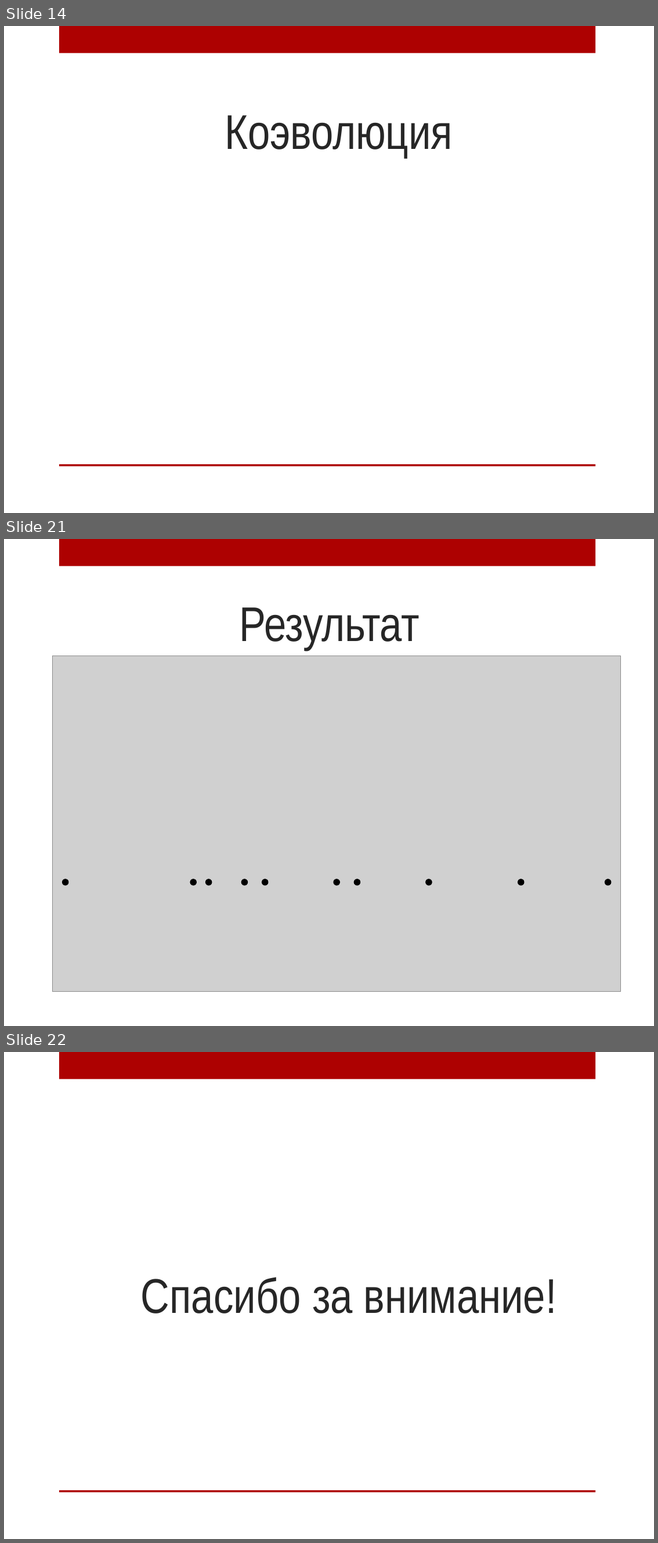
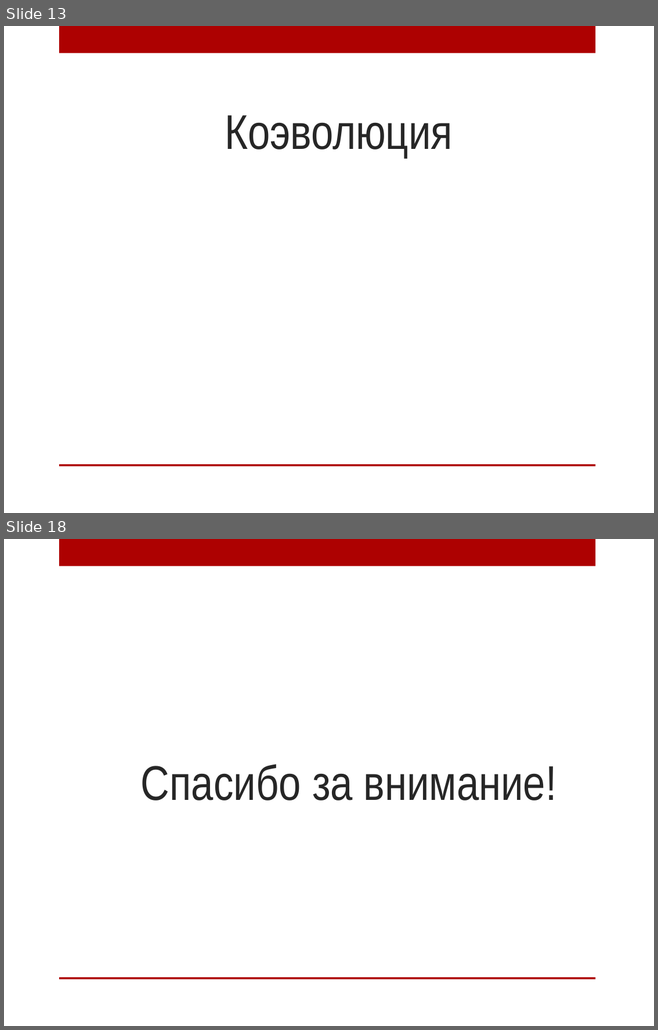
Before and after one commit to AnnaIbakaeva/Genetic, a slide deck: Диплом/Магистратура.pptx. Shown one above the other, each under a label of ours: slides 14, 21 and 22 before the commit, slides 13 and 18 after it; the slides between them are not shown. The pictures are 658x1543 and 658x1030 pixels, drawn with LibreOffice and Linux fonts; fonts in the diff are those of the drawing; grey boxes stand for pictures; background and template pictures are left out. Boxes give left, top, right and bottom in pixels: in the first picture for what was removed or moved away, otherwise in the second. Text is boxed around its words. In the diff, an @@ line names an element or a change of style, - is before the commit and + after.

```diff
--- a/Диплом/Магистратура.pptx
+++ b/Диплом/Магистратура.pptx
@@ slide 21 removed at box(4, 539, 654, 1026), background picture (left out); not listed: 1 template element that a slide beside it also shows @@
@@ title removed at box(239, 607, 419, 650) @@
-Результат
@@ picture removed at box(53, 656, 621, 992) @@
@@ ellipse removed at box(63, 880, 68, 885) @@
@@ ellipse removed at box(190, 880, 195, 885) @@
@@ ellipse removed at box(206, 880, 211, 885) @@
@@ ellipse removed at box(242, 880, 247, 885) @@
@@ ellipse removed at box(263, 880, 268, 885) @@
@@ ellipse removed at box(334, 880, 339, 885) @@
@@ ellipse removed at box(354, 880, 360, 885) @@
@@ ellipse removed at box(426, 880, 431, 885) @@
@@ ellipse removed at box(518, 880, 523, 885) @@
@@ ellipse removed at box(605, 880, 610, 885) @@
@@ what was slide 14 is now slide 13 @@
@@ what was slide 22 is now slide 18 @@
```
Also in this commit, not shown: 3 slides changed, 3 slides added, 6 other slides removed, 2 other files.
